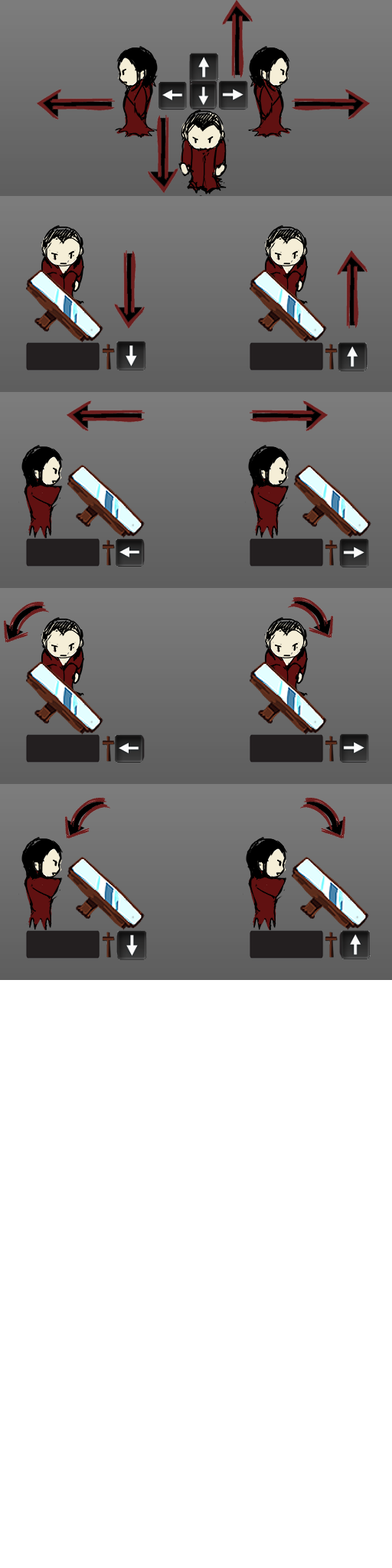
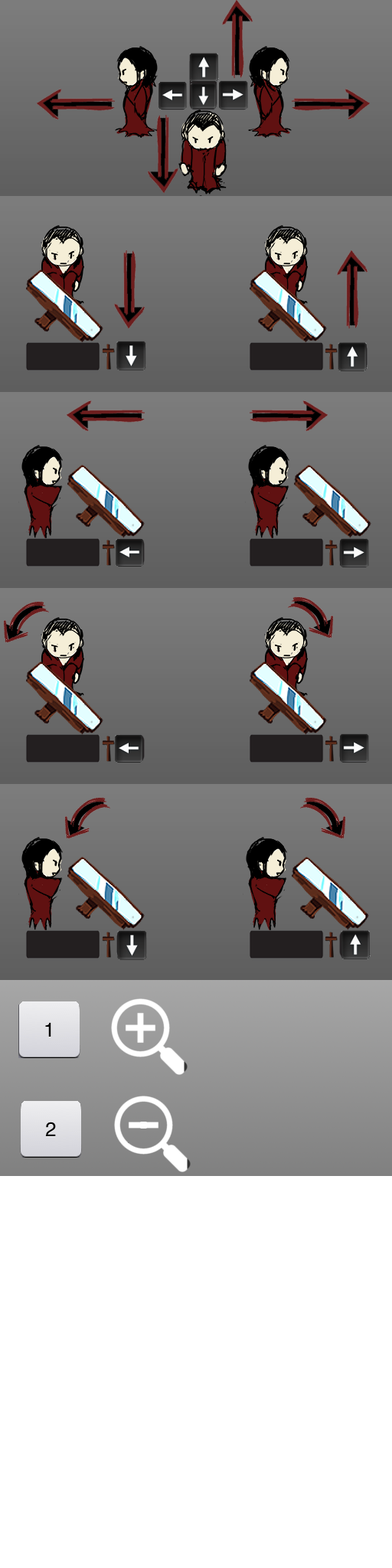
Revision of a layered 392 x 1568 image; what changed, layer by layer:
added layer "Two Key" above "One key" over [19, 1100, 82, 1158]
added layer "One key" above "Pasted Layer #11" over [18, 1001, 81, 1059]
added layer "zoom_out" above "zoom_in.png" over [114, 1095, 191, 1173]
added layer "zoom_in.png" above "Zoom" over [111, 998, 188, 1075]
added layer "Zoom" above "Pasted Layer #10" over [0, 980, 392, 1176]
